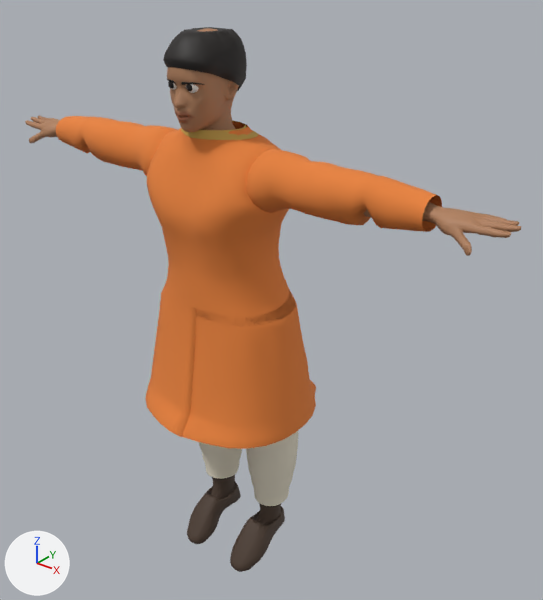
The glTF model public/characters/person-man.glb: old version first, new version second.
Before and after are seen from a 50 mm camera at (1.438, -1.603, 2.016) aimed at (0.083, 0.091, 0.966). Arrows for +X, +Y and +Z are at lower left; the lights stay in place. The picture after the commit comes second.

In view in the first picture: 'bottom', 'hair', 'shoes', 'skin', 'top' and 4 more.
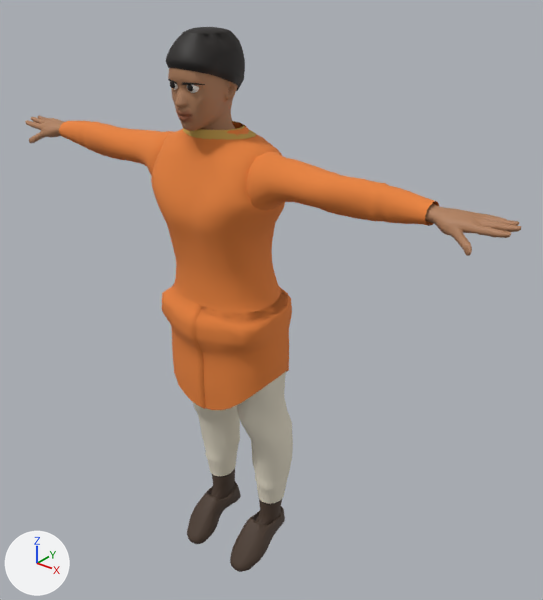
Patch to the scene script:
```diff
--- a/public/characters/person-man.glb.py
+++ b/public/characters/person-man.glb.py
@@ me_bottom @@
 # used by ob_bottom; location = (0.0, 0.0, 0.057)
-me_bottom.from_pydata(...)  # 1368 vertices, 2640 faces; spans x -0.214..0.214, y -0.168..0.136, z 0.168..0.993
+me_bottom.from_pydata(...)  # 1368 vertices, 2640 faces; spans x -0.201..0.201, y -0.16..0.124, z 0.167..0.992
+# me_bottom part 1: the loose piece of 684 vertices spanning x -0.044..0.214, y -0.168..0.136, z 0.168..0.993 is rebuilt with 683 vertices and now spans x -0.036..0.201, y -0.16..0.124, z 0.167..0.992
+# me_bottom part 2: the loose piece of 684 vertices spanning x -0.214..0.044, y -0.168..0.136, z 0.168..0.993 is rebuilt with 685 vertices and now spans x -0.201..0.036, y -0.16..0.124, z 0.167..0.992
 me_bottom.materials.append(mat_bottom)
@@ me_top @@
 # used by ob_top; location = (0.0, 0.0, 0.057)
-me_top.from_pydata(...)  # 1640 vertices, 3072 faces; spans x -0.681..0.681, y -0.284..0.25, z 0.561..1.484
+me_top.from_pydata(...)  # 1766 vertices, 3324 faces; spans x -0.681..0.681, y -0.191..0.159, z 0.6..1.484
+# me_top part 3: the loose piece of 695 vertices spanning x -0.225..0.225, y -0.205..0.151, z 0.938..1.484 is rebuilt with 698 vertices and now spans x -0.21..0.21, y -0.19..0.14, z 0.938..1.484
+# me_top part 4: the loose piece of 302 vertices spanning x -0.681..-0.159, y -0.148..0.043, z 1.276..1.444 is rebuilt with 332 vertices and now spans x -0.681..-0.134, y -0.138..0.065, z 1.202..1.434
+# me_top part 5: the loose piece of 301 vertices spanning x 0.159..0.681, y -0.148..0.043, z 1.276..1.444 is rebuilt with 326 vertices and now spans x 0.134..0.681, y -0.138..0.065, z 1.202..1.434
+# me_top part 6: the loose piece of 181 vertices spanning x -0.026..0.286, y -0.28..0.246, z 0.561..0.964 is rebuilt with 211 vertices and now spans x -0.017..0.209, y -0.189..0.158, z 0.6..0.964
+# me_top part 7: the loose piece of 161 vertices spanning x -0.29..0.026, y -0.284..0.25, z 0.561..0.964 is rebuilt with 199 vertices and now spans x -0.209..0.017, y -0.191..0.159, z 0.6..0.964
 me_top.materials.append(mat_top)
```

Boxes [x1, y1, x2, y2] around the edits, measured in the pictures (543 x 600 px):
'top', reshaped (13% shorter): before [56, 116, 442, 449]; after [59, 121, 439, 410]
'bottom', reshaped: before [199, 431, 298, 506]; after [193, 372, 293, 504]
part 1 of me_bottom, rebuilt: before [246, 431, 298, 506]; after [236, 372, 293, 504]
part 2 of me_bottom, rebuilt: before [199, 442, 242, 479]; after [193, 402, 240, 476]
part 3 of me_top, rebuilt (8% narrower): before [147, 121, 296, 326]; after [151, 122, 288, 324]
part 4 of me_top, rebuilt: before [56, 116, 178, 177]; after [59, 121, 174, 176]
part 5 of me_top, rebuilt (11% shorter): before [246, 149, 442, 232]; after [246, 152, 439, 226]
part 6 of me_top, rebuilt (28% narrower, 24% shorter): before [183, 289, 316, 449]; after [196, 288, 292, 410]
part 7 of me_top, rebuilt: before [145, 286, 196, 437]; after [162, 284, 205, 409]
